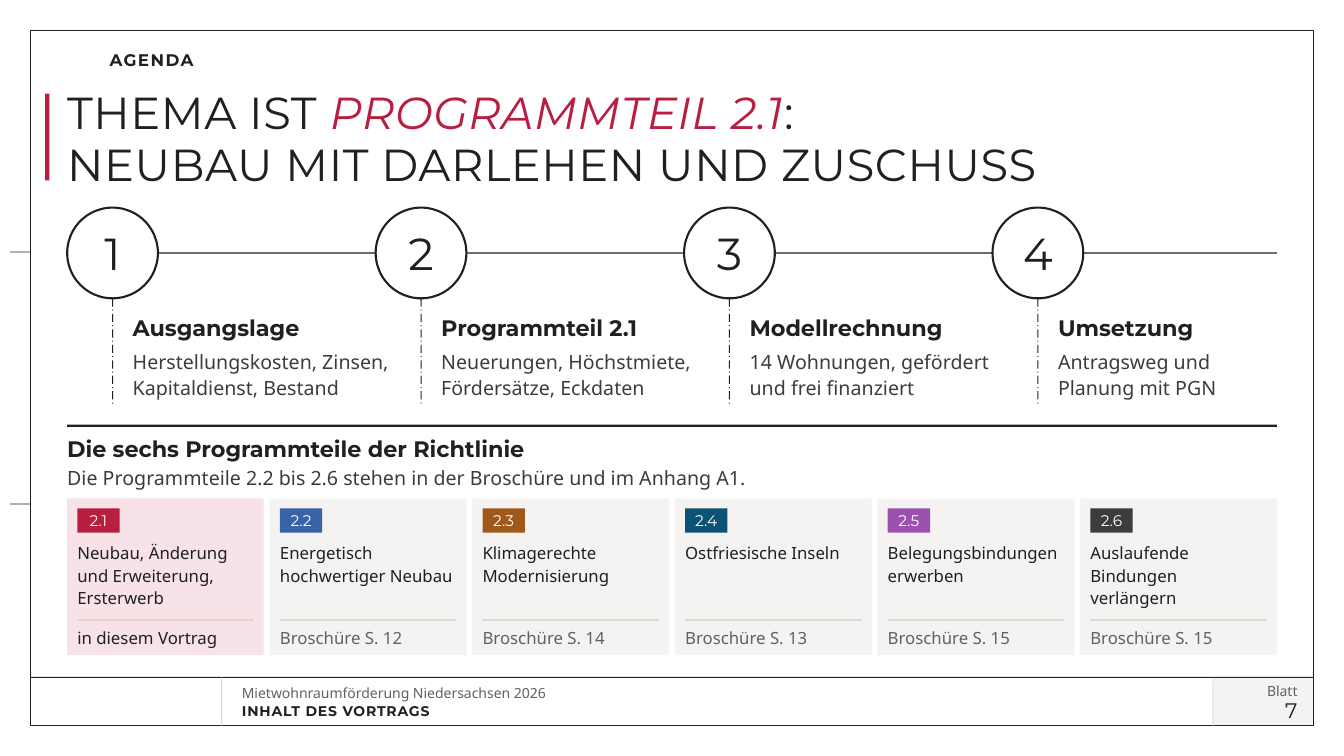
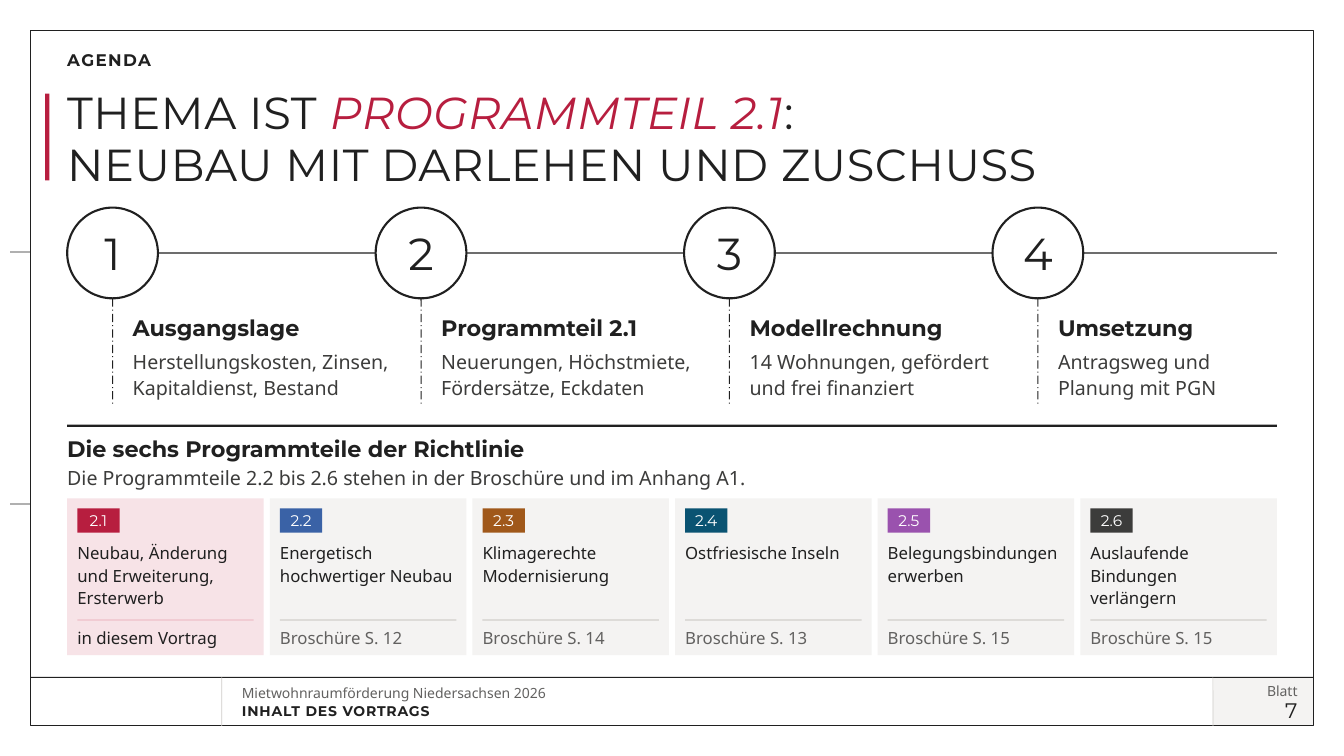
Before and after one commit to vgedaschko/NBank, a slide deck: slide 7 of praesentation/dist/PGN-Mietwohnraumfoerderung-Niedersachsen-2026-Vortrag.pptx. Drawn at 1344x756 pixels with LibreOffice and Linux fonts; fonts in the diff are those of the drawing; background and template pictures are left out. Boxes give left, top, right and bottom in pixels: in the first picture for what was removed or moved away, otherwise in the second. Text is boxed around its words. In the diff, an @@ line names an element or a change of style, - is before the commit and + after.

```diff
--- a/praesentation/dist/PGN-Mietwohnraumfoerderung-Niedersachsen-2026-Vortrag.pptx
+++ b/praesentation/dist/PGN-Mietwohnraumfoerderung-Niedersachsen-2026-Vortrag.pptx
@@ text "AGENDA": place and size @@
-text "AGENDA" at (110,54,194,66)
+text "AGENDA" at (67,54,151,67)
```
Also in this commit, not shown: 3 other slides changed, 9 other files.
